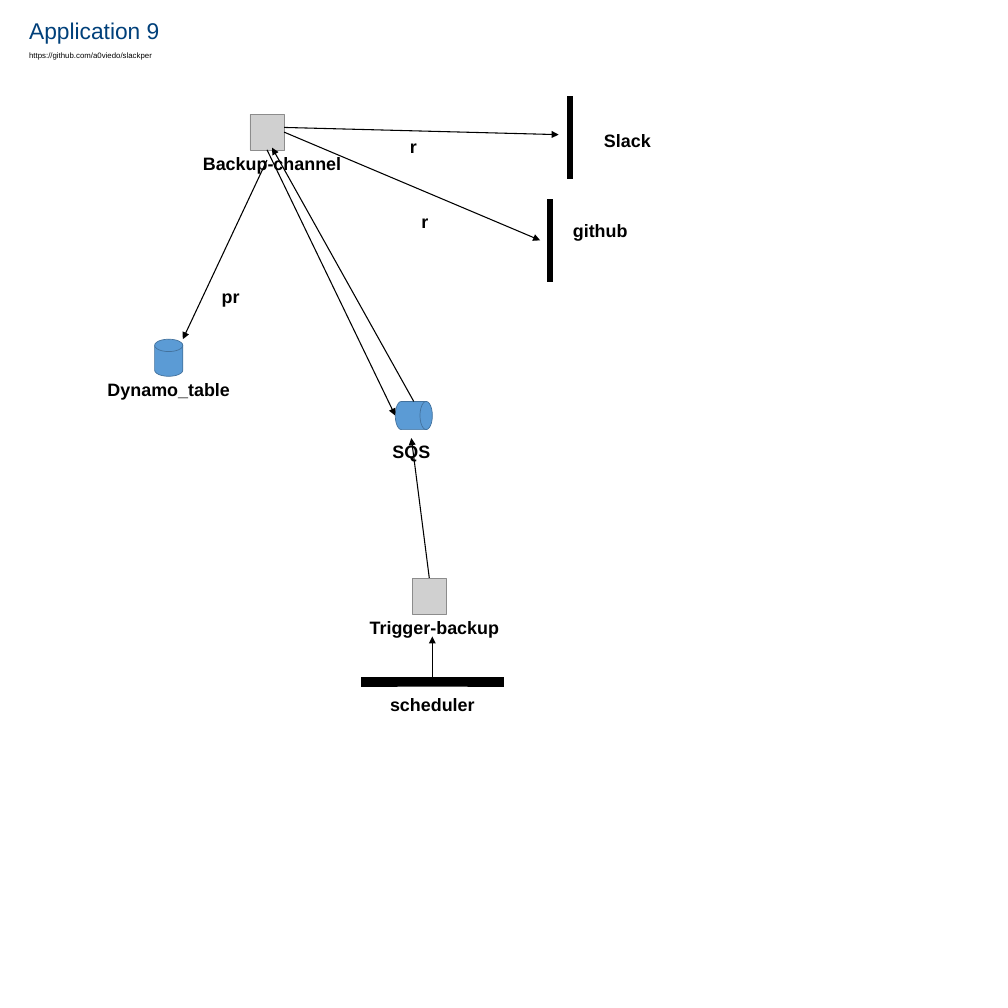
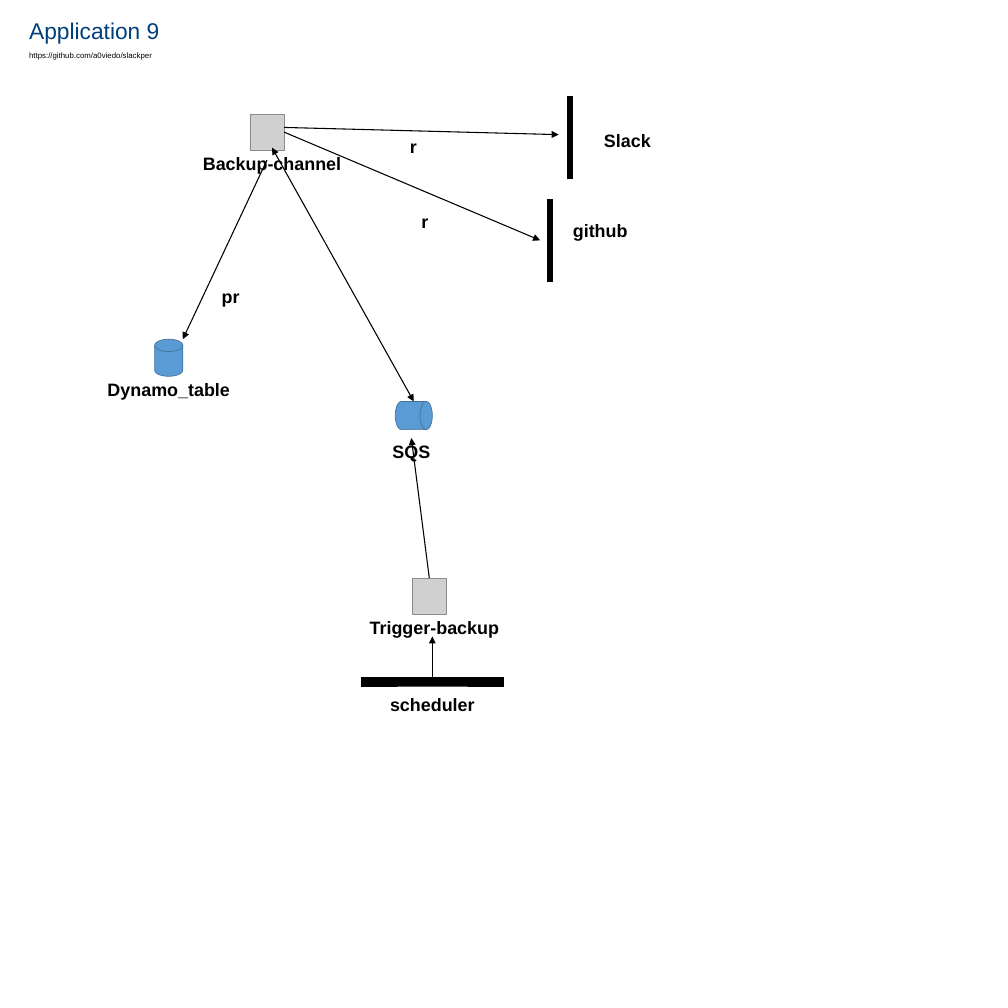
Before and after one commit to snwinz/ServerlessApplicationIdentification, a slide deck: slide 9 of Data/ModelsOfApplications.pptx. Drawn at 1008x1008 pixels with LibreOffice and Linux fonts; fonts in the diff are those of the drawing; grey boxes stand for pictures. Boxes give left, top, right and bottom in pixels: in the first picture for what was removed or moved away, otherwise in the second. Text is boxed around its words. In the diff, an @@ line names an element or a change of style, - is before the commit and + after.

```diff
--- a/Data/ModelsOfApplications.pptx
+++ b/Data/ModelsOfApplications.pptx
@@ arrow (414, 401) - (272, 147): arrow to double arrow @@
@@ arrow removed from (267, 150) to (395, 416) @@
```
Also in this commit, not shown: 1 other slide changed.
